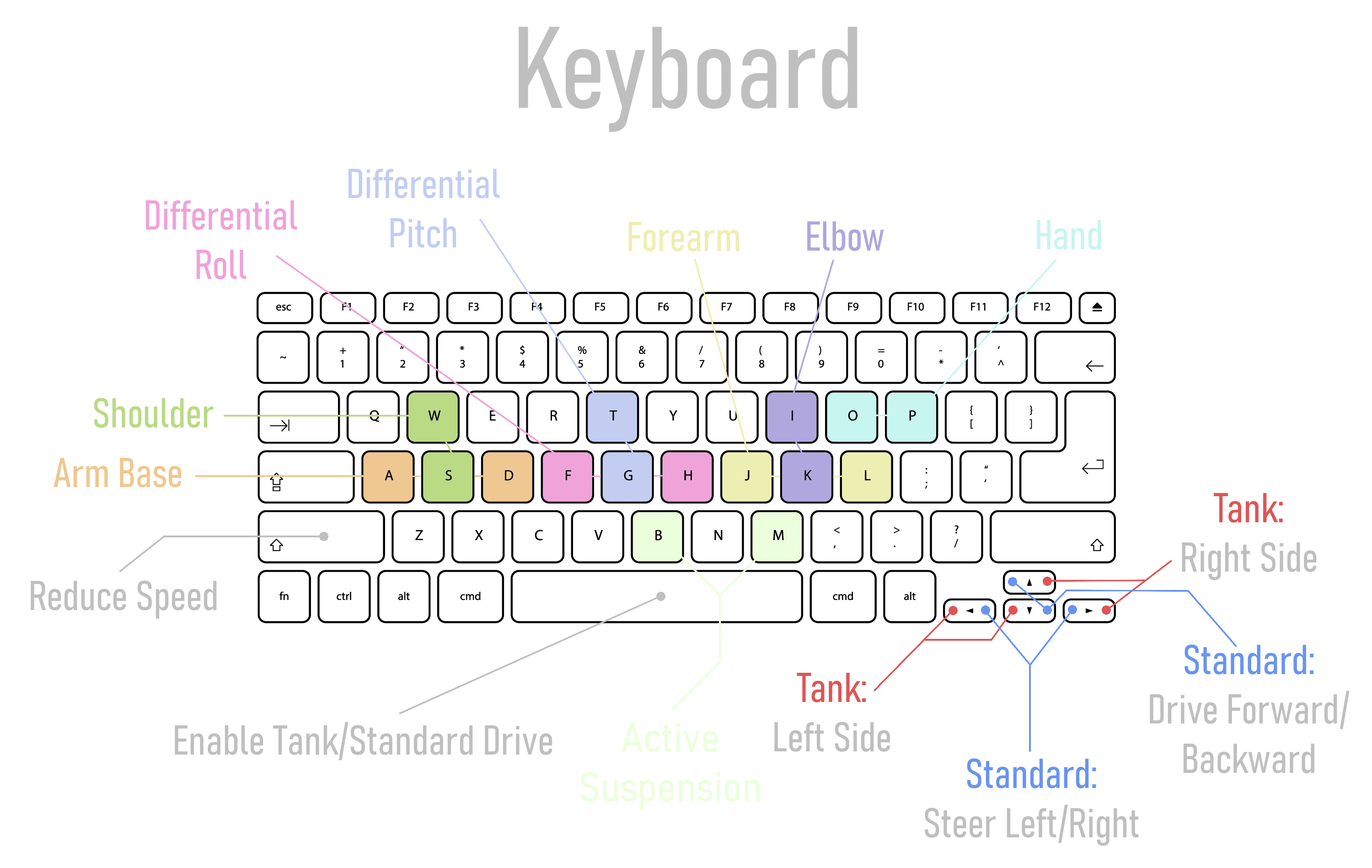
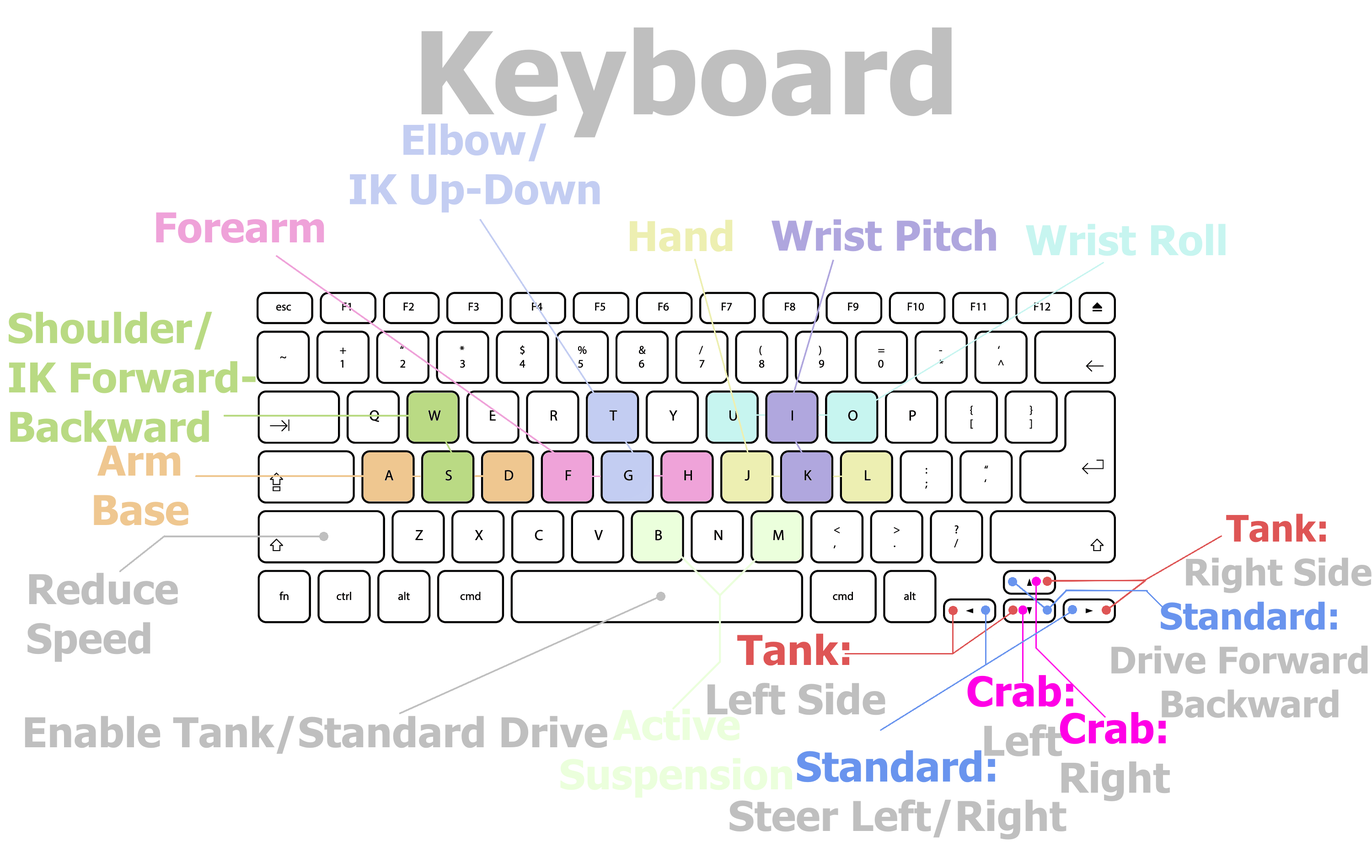
The second (1372, 868) image is a revision of the first. Changes to its layers:
painted on "Paint Layer 2" over <box>117,204,1259,791</box>
painted on "Background" over <box>209,219,1177,718</box>
